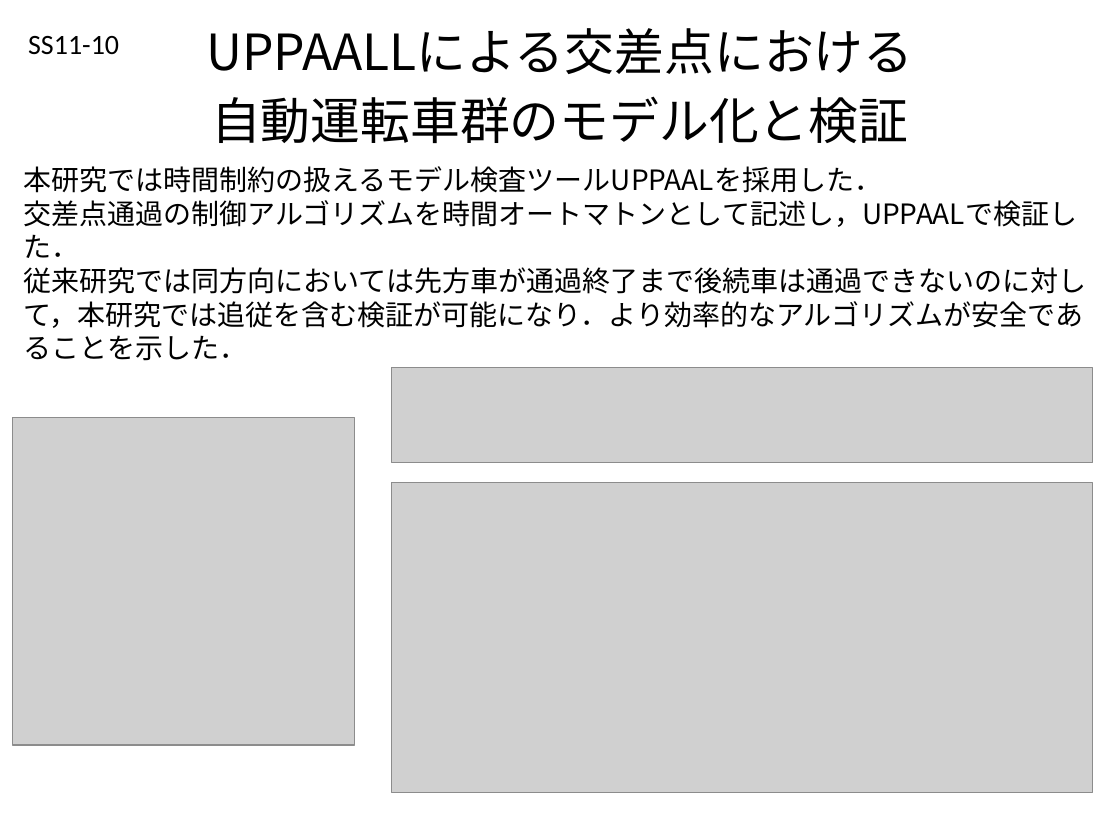
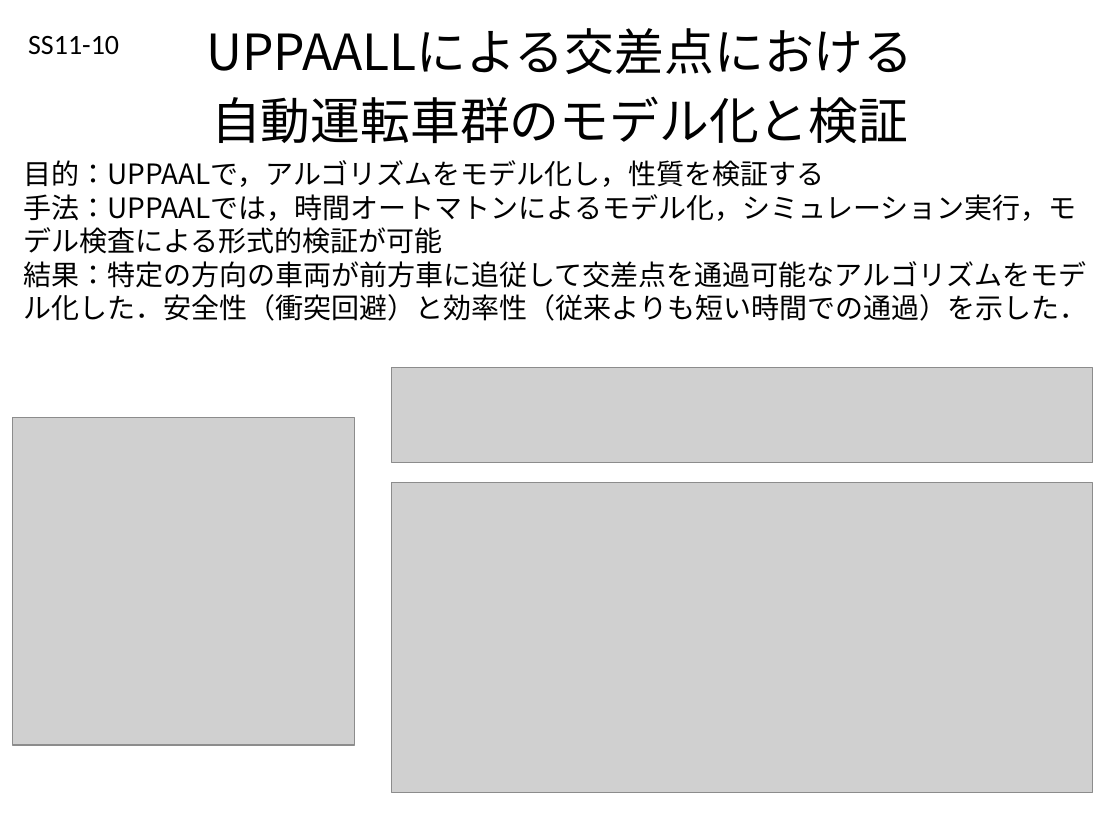
Before and after one commit to Sahara62/SSI2019, a slide deck: slide 1 of ssi19shortP.pptx. Drawn at 1120x840 pixels with LibreOffice and Linux fonts; fonts in the diff are those of the drawing; grey boxes stand for pictures. Boxes give left, top, right and bottom in pixels: in the first picture for what was removed or moved away, otherwise in the second. Text is boxed around its words. In the diff, an @@ line names an element or a change of style, - is before the commit and + after.

Commit message:
交差点モデルを作成中
modelファイルで作成中

```diff
--- a/ssi19shortP.pptx
+++ b/ssi19shortP.pptx
@@ text at [24,160,1087,321]: text changed @@
-本研究では時間制約の扱えるモデル検査ツールUPPAALを採用した．
-交差点通過の制御アルゴリズムを時間オートマトンとして記述し，UPPAALで検証した．
-従来研究では同方向においては先方車が通過終了まで後続車は通過できないのに対して，本研究では追従を含む検証が可能になり．より効率的なアルゴリズムが安全であることを示した．
+目的：UPPAALで，アルゴリズムをモデル化し，性質を検証する
+手法：UPPAALでは，時間オートマトンによるモデル化，シミュレーション実行，モデル検査による形式的検証が可能
+結果：特定の方向の車両が前方車に追従して交差点を通過可能なアルゴリズムをモデル化した．安全性（衝突回避）と効率性（従来よりも短い時間での通過）を示した．
```
Also in this commit, not shown: 1 other file.
